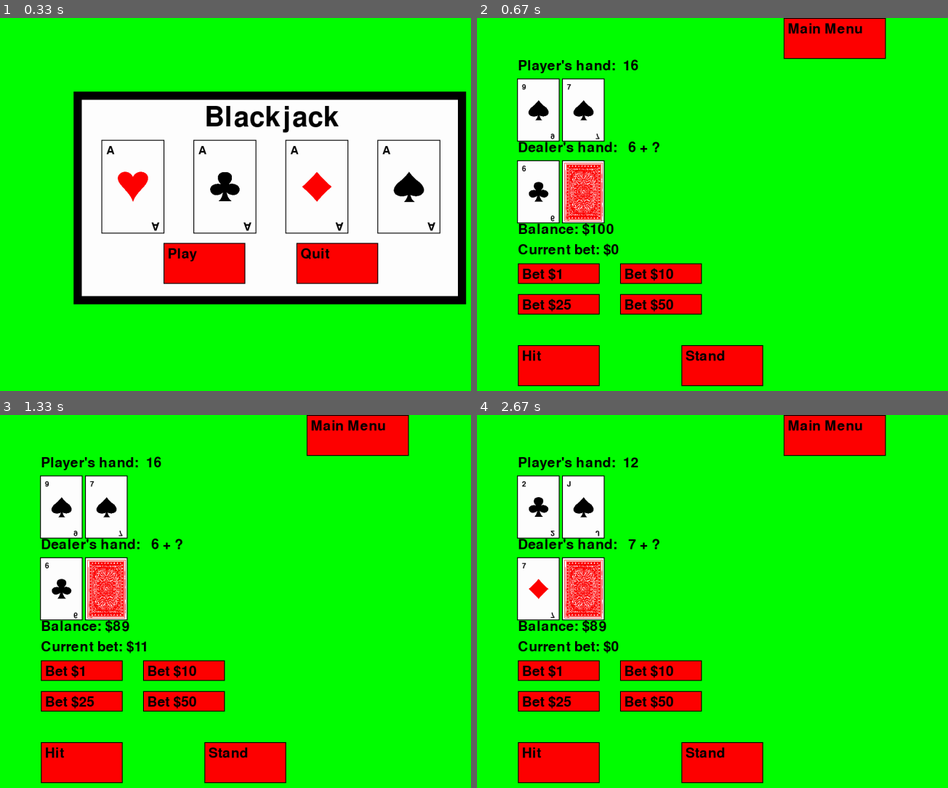
Above: before the commit, frames 1-4 (two rows, left to right).
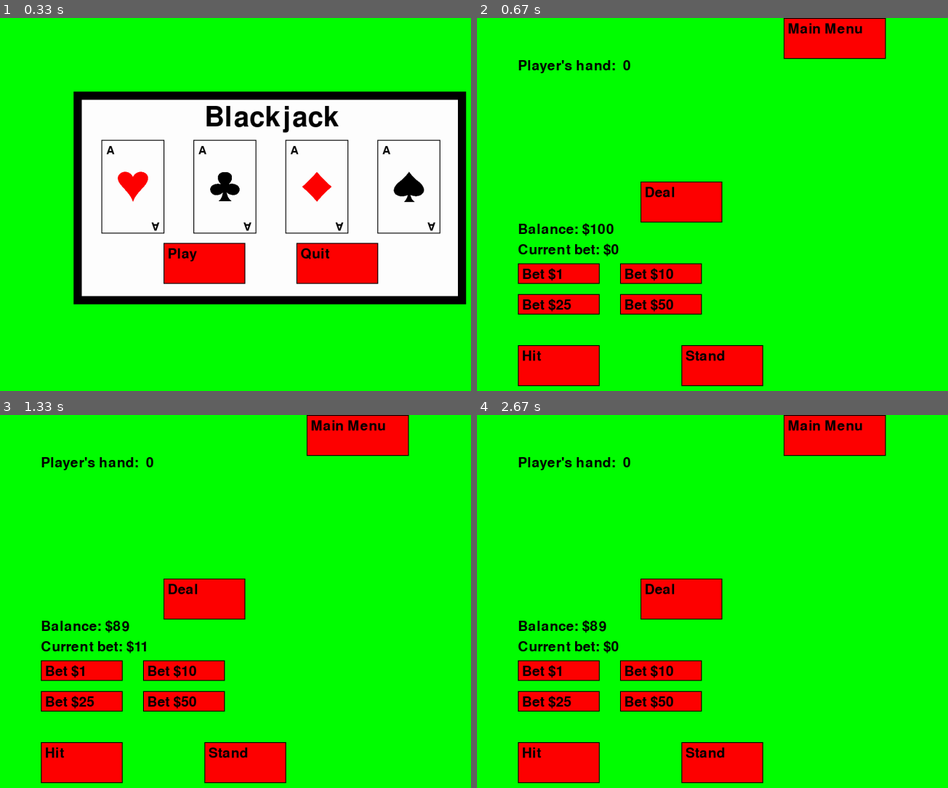
Above: after the commit, the same moments.

Repository: turnertrowbridge/PyGame_Blackjack
Game: pygame game, started from main.py
Two runs of this game, one before a commit and one after it. Both use one fixed random seed, a clock stepped at 60 frames per second and the inputs below.
Inputs (mouse positions are in pixels of both pictures, inside the frame that each line leads up to):
- Up to frame 1 (0.33 s): no input
- Up to frame 2 (0.67 s): click "Play" at 0.38 s
- Up to frame 3 (1.33 s): click (169, 664) at 0.72 s; click "Bet $1" at 1.05 s
- Up to frame 4 (2.67 s): click (679, 597) at 1.38 s, where only the run after the commit has a clickable "Deal"; click "Player's hand: 16" at 1.72 s; click "Stand" at 2.05 s; click "Deal Again" at 2.38 s

Frame 1 is identical in both runs. In frame 2, 8.6% of the frame differs, in the area x 8-53%, y 11-56%; in frame 3, 8.6%; in frame 4, 8.6%.

Commit message:
Added deal button

Diff:
--- a/game.py
+++ b/game.py
@@ -34,6 +34,8 @@
         self.CANCEL_BUTTON = [750, 300, 200, 100]
         self.show_reset_prompt = False
         self.show_main_menu = True
+        self.DEAL_BUTTON = [400, 400, 200, 100]
+        self.deal_button_clicked = False
 
     def is_button_clicked(self, button, mouse_pos):
         return (button[0] <= mouse_pos[0] <= (button[0] + button[2]) and
@@ -44,19 +46,15 @@
             if event.type == pygame.QUIT:
                 return False
             elif event.type == pygame.MOUSEBUTTONDOWN:
+                # Main menu
                 if self.show_main_menu:
                     if self.is_button_clicked(self.PLAY_BUTTON, event.pos):
                         self.show_main_menu = False
                         self.reset_game()
                     elif self.is_button_clicked(self.QUIT_BUTTON, event.pos):
                         return False
-                elif not self.game_over:
-                    if self.is_button_clicked(self.HIT_BUTTON, event.pos):
-                        self.player_hand.append(self.deck.deal_card())
-                    if self.is_button_clicked(self.STAND_BUTTON, event.pos):
-                        while self.calculate_total(self.dealer_hand) < 17:
-                            self.dealer_hand.append(self.deck.deal_card())
-                        self.game_over = True
+                # Get bets
+                elif not self.deal_button_clicked:
                     if self.is_button_clicked(self.BET_1_BUTTON, event.pos):
                         self.place_bet(1)
                     if self.is_button_clicked(self.BET_10_BUTTON, event.pos):
@@ -65,6 +63,21 @@
                         self.place_bet(25)
                     if self.is_button_clicked(self.BET_50_BUTTON, event.pos):
                         self.place_bet(50)
+
+                    if self.is_button_clicked(self.DEAL_BUTTON, event.pos):
+                        self.deal_button_clicked = True
+                        self.player_hand = [
+                            self.deck.deal_card(), self.deck.deal_card()]
+                        self.dealer_hand = [
+                            self.deck.deal_card(), self.deck.deal_card()]
+                # Game in progress
+                elif not self.game_over:
+                    if self.is_button_clicked(self.HIT_BUTTON, event.pos):
+                        self.player_hand.append(self.deck.deal_card())
+                    if self.is_button_clicked(self.STAND_BUTTON, event.pos):
+                        while self.calculate_total(self.dealer_hand) < 17:
+                            self.dealer_hand.append(self.deck.deal_card())
+                        self.game_over = True
                     self.handle_exit_to_main_menu(event)
 
                 if self.game_over:
@@ -116,25 +129,30 @@
             draw_text(self.screen, self.font, f"Player's hand:  {
                       self.calculate_total(self.player_hand)}", 100, 100)
 
-            # Draw player's hand
-            for i, card in enumerate(self.player_hand):
-                draw_card(self.screen, self.card_font,
-                          card, 100 + i * 110, 150)
-
-            # Draw dealer's hand
-            if self.game_over:
-                for i, card in enumerate(self.dealer_hand):
+            # Draw deal button
+            if not self.deal_button_clicked:
+                draw_button(self.screen, self.font, "Deal", *self.DEAL_BUTTON)
+            else:
+
+                # Draw player's hand
+                for i, card in enumerate(self.player_hand):
                     draw_card(self.screen, self.card_font,
-                              card, 100 + i * 110, 350)
+                              card, 100 + i * 110, 150)
+
+                # Draw dealer's hand
+                if self.game_over:
+                    for i, card in enumerate(self.dealer_hand):
+                        draw_card(self.screen, self.card_font,
+                                  card, 100 + i * 110, 350)
+                        draw_text(self.screen, self.font, f"Dealer's hand:   {
+                            self.calculate_total(self.dealer_hand)}", 100, 300)
+
+                else:
+                    draw_card(self.screen, self.card_font,
+                              self.dealer_hand[0], 100, 350)
+                    draw_hidden_card(self.screen, self.card_font, 210, 350)
                     draw_text(self.screen, self.font, f"Dealer's hand:   {
-                        self.calculate_total(self.dealer_hand)}", 100, 300)
-
-            else:
-                draw_card(self.screen, self.card_font,
-                          self.dealer_hand[0], 100, 350)
-                draw_hidden_card(self.screen, self.card_font, 210, 350)
-                draw_text(self.screen, self.font, f"Dealer's hand:   {
-                    self.calculate_total(self.dealer_hand[:1])} + ?", 100, 300)
+                        self.calculate_total(self.dealer_hand[:1])} + ?", 100, 300)
 
             draw_button(self.screen, self.font, "Hit", *self.HIT_BUTTON)
             draw_button(self.screen, self.font, "Stand", *self.STAND_BUTTON)
@@ -218,12 +236,13 @@
 
     def new_deal(self):
         self.deck = Deck()
-        self.player_hand = [self.deck.deal_card(), self.deck.deal_card()]
-        self.dealer_hand = [self.deck.deal_card(), self.deck.deal_card()]
+        self.player_hand = []
+        self.dealer_hand = []
         self.game_over = False
         self.current_bet = 0
         self.win_status = None
         self.bet_paid = False
+        self.deal_button_clicked = False
 
     def reset_game(self):
         self.player_balance = 100
